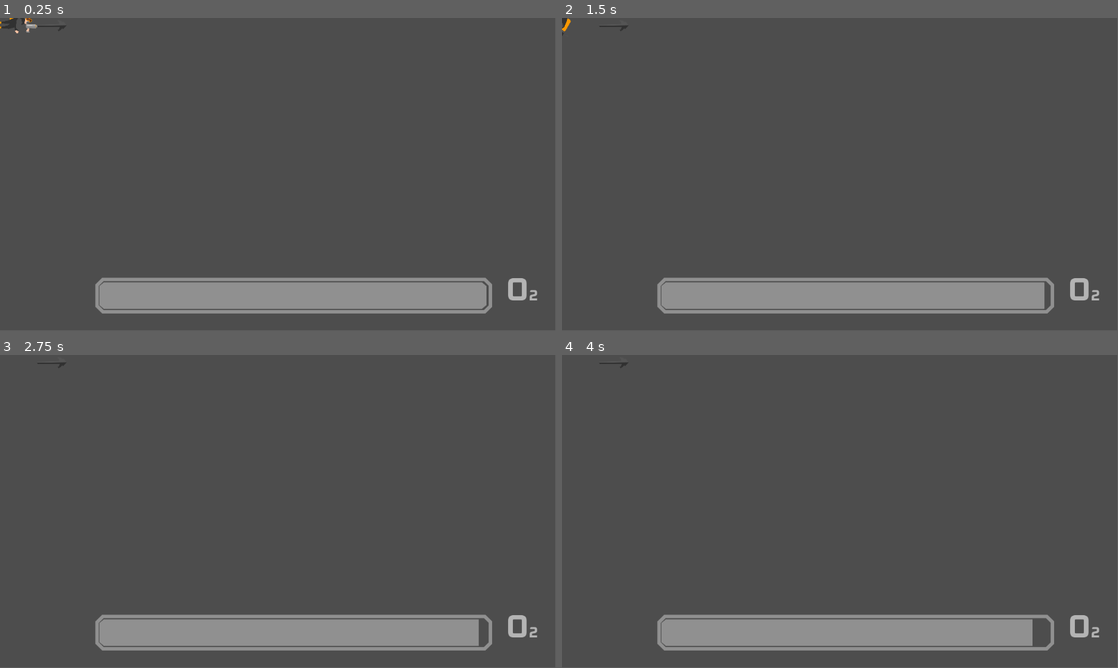
Above: before the commit, frames 1-4 (two rows, left to right).
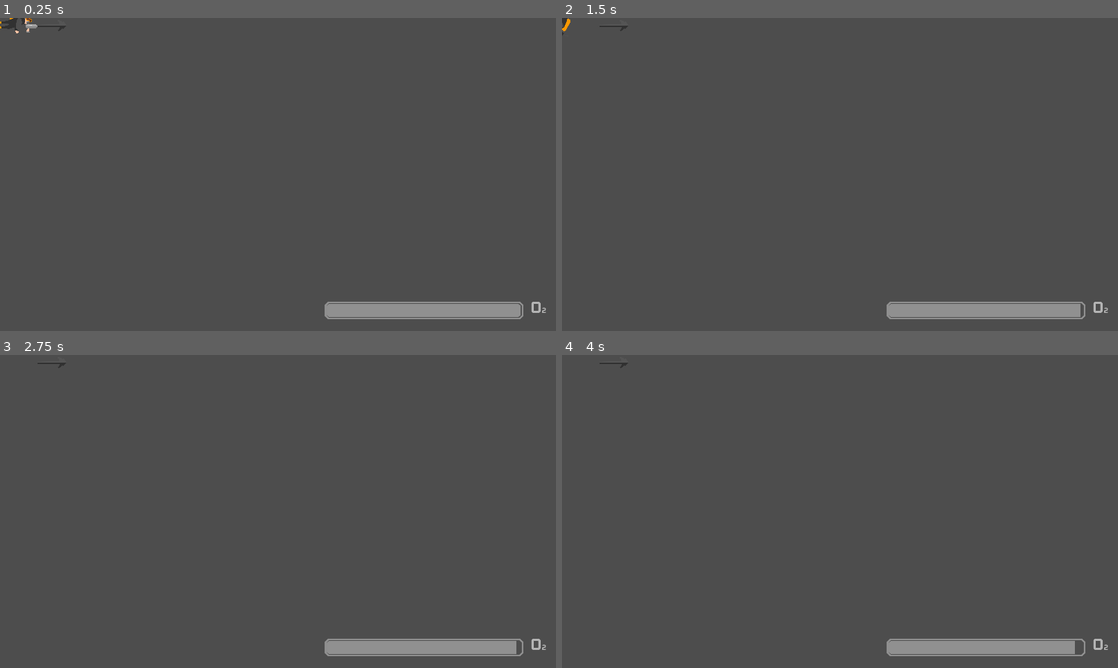
Above: after the commit, the same moments.

Repository: c1ayer/Game-Jam-Jan-2025
Game: Godot game, scene res://scenes/Game.tscn
The game is run twice, just before and just after one commit, with the same random seed, the same clock (stepped at 60 frames per second) and the same inputs.
Inputs:
- Up to frame 1 (0.25 s): no input
- Up to frame 2 (1.5 s): tap Enter at 0.5 s; hold D (move_right) 0.53-1.28 s; hold S (move_down) from 1.28 s (still down)
- Up to frame 3 (2.75 s): release S (move_down) at 2.03 s; hold D (move_right) from 2.03 s (still down)
- Up to frame 4 (4 s): tap Space at 2.75 s; release D (move_right) at 2.78 s; hold W (move_up) 2.78-3.53 s; tap Enter at 3.5 s; hold A (move_left) from 3.53 s (still down)
In our replay, the window is 799x449 before the commit and 800x450 after it. These sizes can differ from the game's own. Grey fills any space a smaller window leaves; there, only what the larger window draws over its background counts as a difference.

The runs differ from the first frame. In frame 1, 7.8% of the frame differs, in the area x 0-99%, y 0-97%; in frame 2, 7.7%; in frame 3, 7.7%; in frame 4, 7.6%.

Commit message:
Adjust sizing and positioning

Diff:
--- a/michael-bubble/project.godot
+++ b/michael-bubble/project.godot
@@ -14,6 +14,10 @@
 run/main_scene="res://scenes/Game.tscn"
 config/features=PackedStringArray("4.3", "Forward Plus")
 config/icon="res://icon.svg"
+
+[display]
+
+window/stretch/mode="canvas_items"
 
 [input]
 
--- a/michael-bubble/scenes/Game.tscn
+++ b/michael-bubble/scenes/Game.tscn
@@ -25,3 +25,4 @@
 
 [connection signal="oxygen_bar_increase" from="GameManager" to="GameManager/OxygenBar" method="_on_game_manager_oxygen_bar_increase"]
 [connection signal="increase_oxygen" from="GameManager/BubbleSpawner" to="GameManager" method="_on_bubble_spawner_increase_oxygen"]
+[connection signal="oxygen_death" from="GameManager/OxygenBar" to="GameManager" method="_on_oxygen_bar_oxygen_death"]
--- a/michael-bubble/scenes/oxygen_bar.tscn
+++ b/michael-bubble/scenes/oxygen_bar.tscn
@@ -24,10 +24,13 @@
 anchor_top = 1.0
 anchor_right = 1.0
 anchor_bottom = 1.0
-offset_left = -1000.0
-offset_top = -150.0
+offset_left = -504.0
+offset_top = -83.0
+offset_right = 496.0
+offset_bottom = 67.0
 grow_horizontal = 0
 grow_vertical = 0
+scale = Vector2(0.5, 0.5)
 min_value = -4.0
 max_value = 117.92
 value = 100.0
--- a/michael-bubble/scripts/bubble_spawner.gd
+++ b/michael-bubble/scripts/bubble_spawner.gd
@@ -1,12 +1,19 @@
 extends Node2D
 
 @onready var bubble = preload("res://scenes/bubble.tscn")
+@onready var screenSize = get_viewport().get_visible_rect().size
+
 var MIN_SPAWN_X = 1
 var MAX_SPAWN_X = 1000
 var MIN_SPAWN_Y = 1
 var MAX_SPAWN_Y = 1000
+
+var MIN_BUBBLE_SCALE = 0.5
+var MAX_BUBBLE_SCALE = 2
+var MAX_NUM_BUBBLES = 10
+
 var num_bubbles = 0
-var MAX_NUM_BUBBLES = 10
+
 
 signal increase_oxygen
 
@@ -14,8 +21,9 @@
 	if (num_bubbles > MAX_NUM_BUBBLES) :
 		return
 	var bub = bubble.instantiate()
-	bub.position.x = randf_range(MIN_SPAWN_X, MAX_SPAWN_X)
-	bub.position.y = randf_range(MIN_SPAWN_Y, MAX_SPAWN_Y)
+	bub.position.x = randf_range(0, screenSize.x)
+	bub.position.y = randf_range(0, screenSize.y)
+	bub.scale *= randf_range(MIN_BUBBLE_SCALE, MAX_BUBBLE_SCALE)
 	bub.connect("player_popped", _on_player_pop_bubble)
 	num_bubbles += 1
 	print("bubbles = " + str(num_bubbles))
--- a/michael-bubble/scripts/game_manager.gd
+++ b/michael-bubble/scripts/game_manager.gd
@@ -8,13 +8,10 @@
 
 # Called every frame. 'delta' is the elapsed time since the previous frame.
 func _process(delta: float) -> void:
-	#decrease oxygen
 	pass
 
 func _on_bubble_spawner_increase_oxygen() -> void:
 	emit_signal("oxygen_bar_increase")
-	pass # Replace with function body.
-
 
 func _on_oxygen_bar_oxygen_death() -> void:
 	pass # Replace with function body.
Not shown: 1 places in michael-bubble/scenes/Game.tscn that only renumber resources
